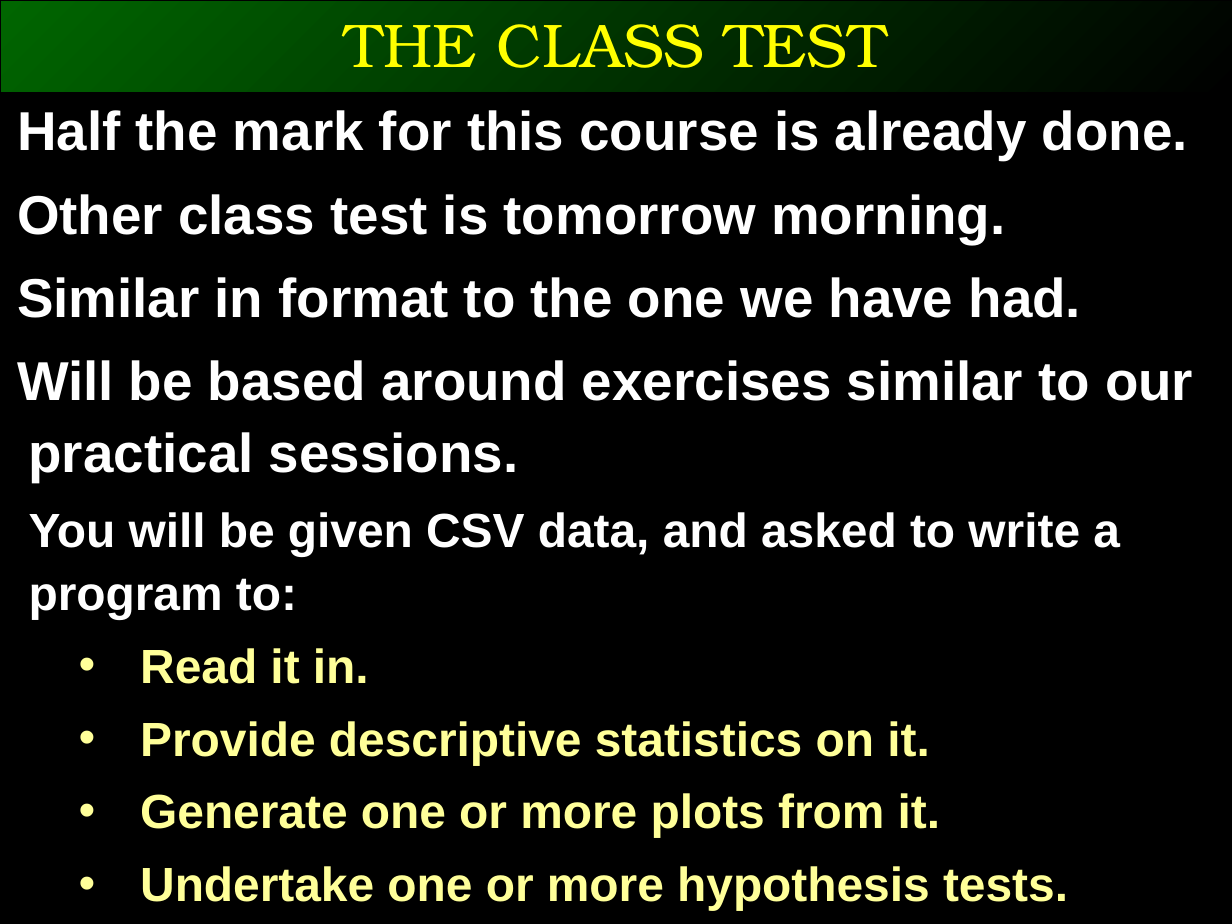
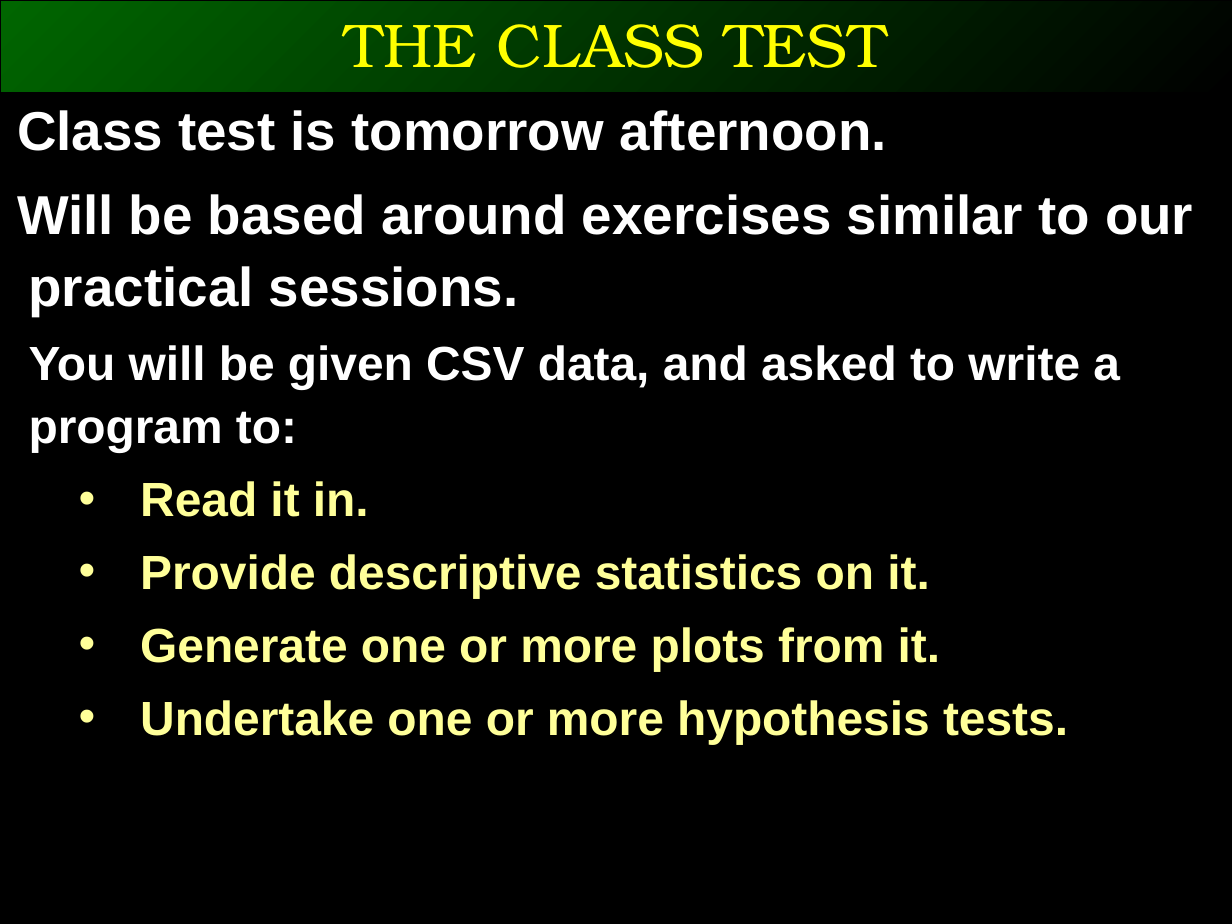
Before and after one commit to ggorman/Introduction-to-stats-for-geoscientists, a slide deck: slide 9 of slides/CSFG8.pptx (slide 10 before the commit). Drawn at 1232x924 pixels with LibreOffice and Linux fonts; fonts in the diff are those of the drawing. Boxes give left, top, right and bottom in pixels: in the first picture for what was removed or moved away, otherwise in the second. Text is boxed around its words. In the diff, an @@ line names an element or a change of style, - is before the commit and + after.

```diff
--- a/slides/CSFG8.pptx
+++ b/slides/CSFG8.pptx
@@ text at (x1=17, y1=110, x2=887, y2=151): text changed @@
-Half the mark for this course is already done.
-Other class test is tomorrow morning.
-Similar in format to the one we have had.
+Class test is tomorrow afternoon.
```
Also in this commit, not shown: 2 other slides changed, 1 slide removed, 3 other files.
